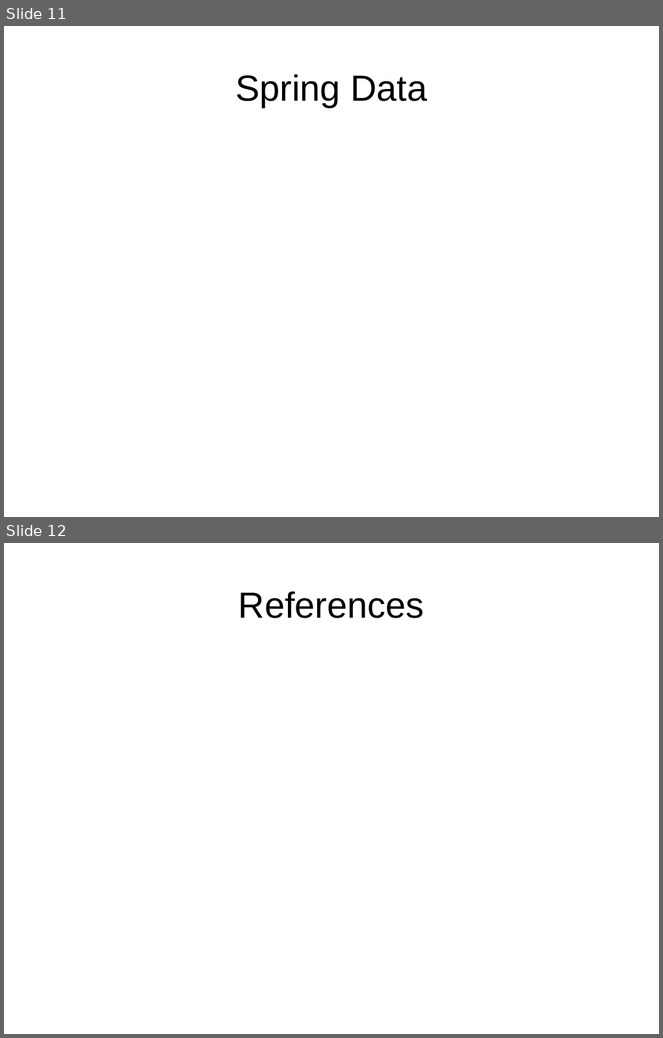
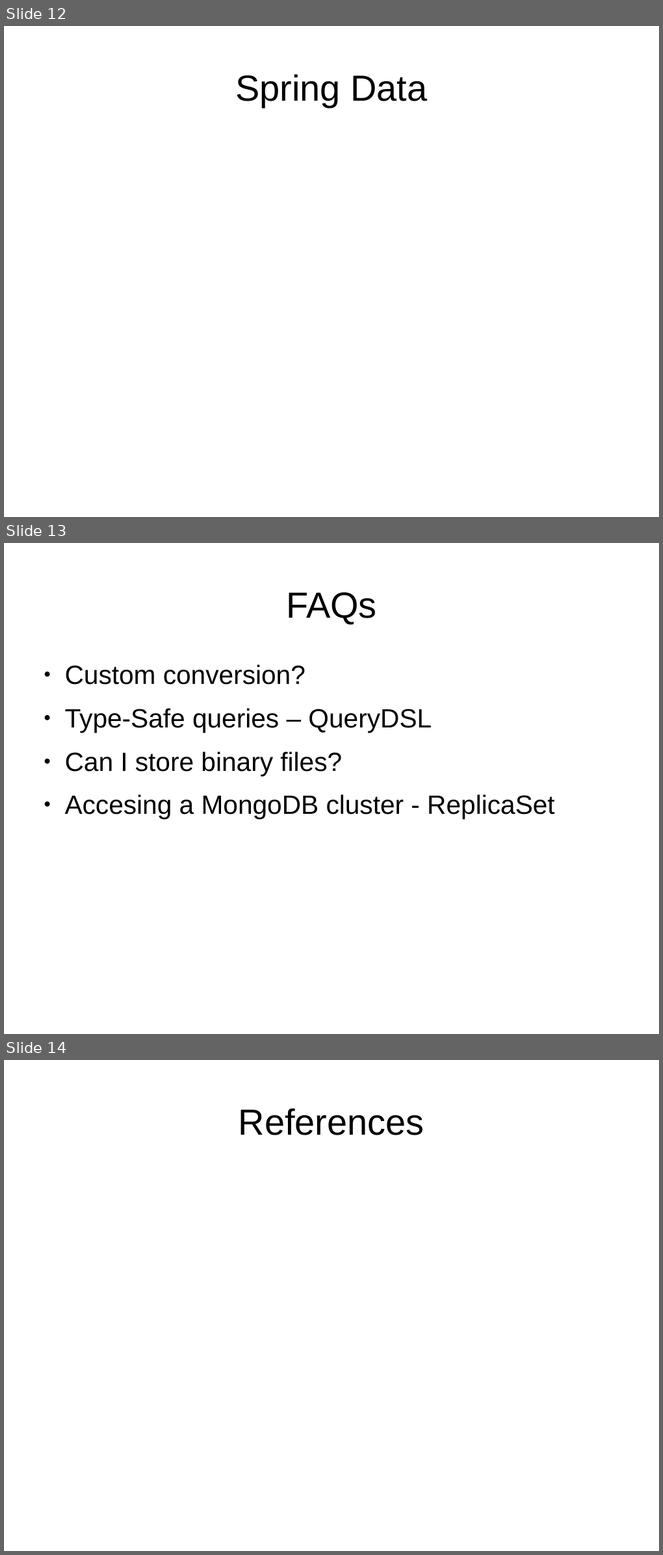
Before and after one commit to martinicr/spring-data-tech-talk, a slide deck: spring-data-mongodb.odp. Shown one above the other, each under a label of ours: slides 11 and 12 before the commit, slides 12, 13 and 14 after it. The pictures are 663x1038 and 663x1555 pixels, drawn with LibreOffice and Linux fonts; fonts in the diff are those of the drawing. Boxes give left, top, right and bottom in pixels: in the first picture for what was removed or moved away, otherwise in the second. Text is boxed around its words. In the diff, an @@ line names an element or a change of style, - is before the commit and + after.

```diff
--- a/spring-data-mongodb.odp
+++ b/spring-data-mongodb.odp
@@ slide 13 added at (4,543,659,1034), background #FFFFFF @@
@@ title added at (286,592,377,624), 44 pt, text #000000 @@
+FAQs
@@ text added at (65,665,555,819), 32 pt, text #000000 @@
+● Custom conversion?
+● Type-Safe queries – QueryDSL
+● Can I store binary files?
+● Accesing a MongoDB cluster - ReplicaSet
@@ what was slide 11 is now slide 12 @@
@@ what was slide 12 is now slide 14 @@
```
Also in this commit, not shown: 2 slides changed, 1 other slide added.
